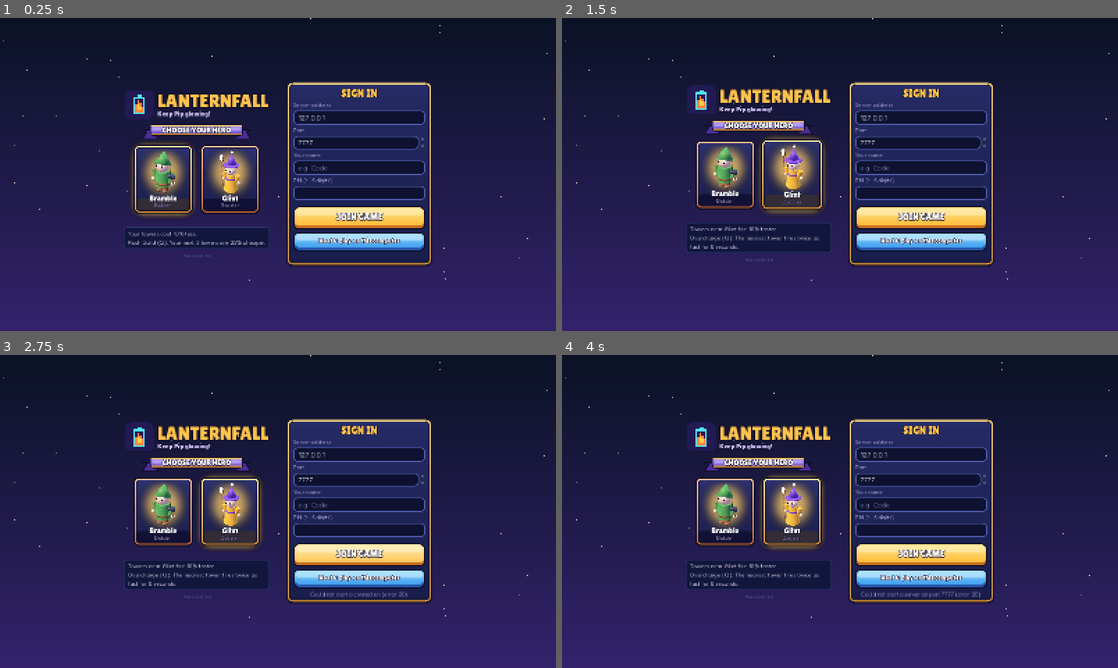
Above: before the commit, frames 1-4 (two rows, left to right).
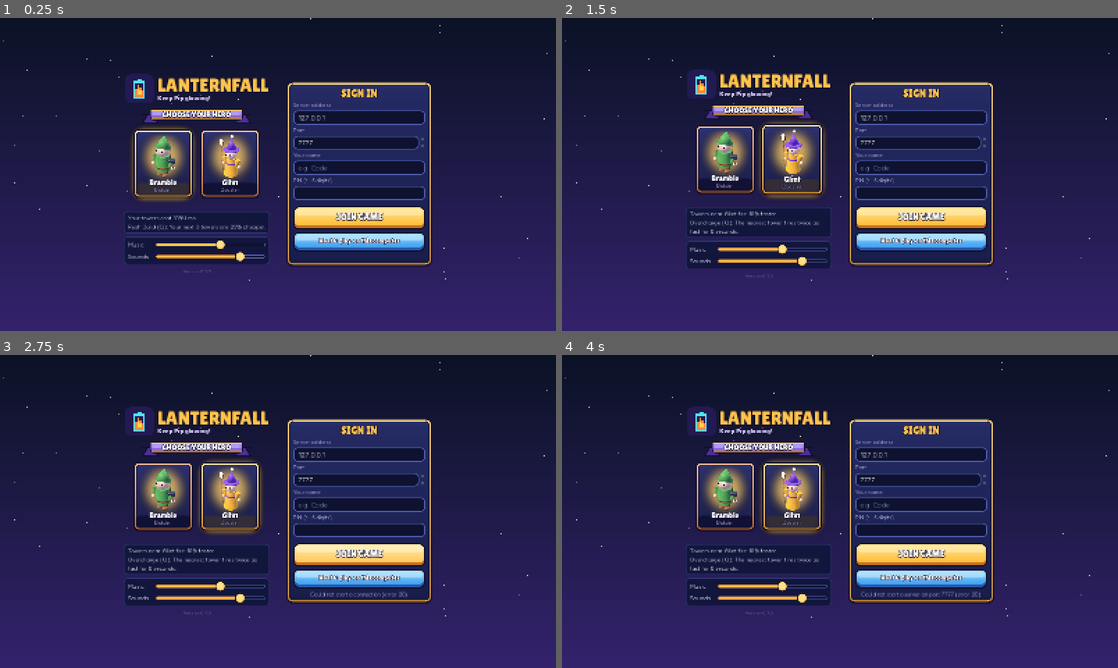
Above: after the commit, the same moments.

Repository: thefamilyhub-online/lanterfall
Game: Godot game, scene res://scenes/main.tscn
The game is run twice, just before and just after one commit, with the same random seed, the same clock (stepped at 60 frames per second) and the same inputs.
Inputs (mouse positions are in pixels of both pictures, inside the frame that each line leads up to):
- Up to frame 1 (0.25 s): no input
- Up to frame 2 (1.5 s): click "Bramble" at 0.5 s; click "Glint" at 1.25 s
- Up to frame 3 (2.75 s): click "JOIN GAME" at 2 s
- Up to frame 4 (4 s): click "Host & play on this computer" at 2.75 s; move the mouse to (962, 495) at 3.52 s; hold D from 3.53 s (still down); tap 1 at 3.6 s; click (962, 495) at 3.67 s

The runs differ from the first frame. In frame 1, 9.3% of the frame differs, in the area x 22-49%, y 17-82%; in frame 2, 9.4%, in the area x 22-49%, y 16-83%; in frame 3, 9.3%; in frame 4, 9.3%.

Commit message:
Music and sound effects
- art/tools/make_audio.py synthesizes 22 sound effects and two looping
  tracks (music-box menu theme, marimba battle theme) from scratch
- Sfx autoload: Music/SFX buses, voice pool with per-sound trims and
  repeat throttling, cross-fading music, ducking for fanfares, saved
  volumes, every button clicks
- Hooks: build/upgrade/sell, tower shots (pebble, jelly + splat, frost),
  Snuffer pops + coins, leaks, wave start/clear, boss, victory/defeat,
  ability, gate, ready, gifts, denied actions
- Volume sliders on the start screen and behind a Sound button in the HUD
- LANTERNFALL_SFX_LOG env var prints sounds as they play (testing)

Co-Authored-By: Claude Opus 5.5 <noreply@anthropic.com>
Claude-Session: https://claude.ai/code/session_01HE5jm9evs6zpasTFVw1aC2

Diff:
--- a/project.godot
+++ b/project.godot
@@ -21,6 +21,7 @@
 
 Accounts="*res://scripts/accounts.gd"
 Net="*res://scripts/net.gd"
+Sfx="*res://scripts/audio.gd"
 
 [display]
 
--- /dev/null
+++ b/scripts/audio.gd
@@ -0,0 +1,179 @@
+extends Node
+## Music and sound effects (autoload `Sfx`). Sounds live in assets/audio/ and
+## are made by art/tools/make_audio.py. Volumes are saved per computer.
+##
+##   Sfx.play("coin")            one-shot sound (throttled, slight pitch wobble)
+##   Sfx.music("music_battle")   cross-fades to a looping track
+##   Sfx.set_volume("Music", 0.6)
+
+const SETTINGS_PATH := "user://settings.cfg"
+const AUDIO := "res://assets/audio/%s.ogg"
+const VOICES := 14
+
+## Per-sound loudness trims (dB) so nothing shouts over the rest.
+const TRIM := {
+	"boss": -5.0, "build": -3.0, "ui_click": -9.0, "ui_hover": -14.0, "gate": -3.0,
+	"shot_pebble": -7.0, "shot_jelly": -7.0, "splat": -6.0, "shot_frost": -9.0,
+	"snuffer_pop": -5.0, "leak": -2.0, "defeat": -2.0,
+}
+## Shortest gap between repeats of the same sound (seconds).
+const GAP := {
+	"shot_pebble": 0.07, "shot_jelly": 0.1, "splat": 0.1, "shot_frost": 0.5,
+	"snuffer_pop": 0.06, "leak": 0.3, "ui_hover": 0.05, "coin": 0.08,
+}
+
+var enabled := true
+var _streams := {}
+var _voices: Array[AudioStreamPlayer] = []
+var _next := 0
+var _last := {}
+var _music_a: AudioStreamPlayer
+var _music_b: AudioStreamPlayer
+var _music_name := ""
+var volumes := {"Music": 0.6, "SFX": 0.8}
+var _log := OS.has_environment("LANTERNFALL_SFX_LOG")  # testing aid
+
+
+func _ready() -> void:
+	enabled = not ("--server" in OS.get_cmdline_user_args()) and DisplayServer.get_name() != "headless"
+	if not enabled:
+		return
+	process_mode = Node.PROCESS_MODE_ALWAYS
+	for bus in ["Music", "SFX"]:
+		if AudioServer.get_bus_index(bus) == -1:
+			AudioServer.add_bus()
+			AudioServer.set_bus_name(AudioServer.bus_count - 1, bus)
+			AudioServer.set_bus_send(AudioServer.bus_count - 1, "Master")
+	for i in VOICES:
+		var p := AudioStreamPlayer.new()
+		p.bus = "SFX"
+		add_child(p)
+		_voices.append(p)
+	_music_a = _music_player()
+	_music_b = _music_player()
+	var cfg := ConfigFile.new()
+	cfg.load(SETTINGS_PATH)
+	for bus in volumes:
+		set_volume(bus, cfg.get_value("audio", bus, volumes[bus]), false)
+	get_tree().node_added.connect(_on_node_added)
+
+
+func _music_player() -> AudioStreamPlayer:
+	var p := AudioStreamPlayer.new()
+	p.bus = "Music"
+	p.volume_db = -80.0
+	add_child(p)
+	return p
+
+
+func _stream(sound: String) -> AudioStream:
+	if not _streams.has(sound):
+		var path := AUDIO % sound
+		_streams[sound] = load(path) if ResourceLoader.exists(path) else null
+	return _streams[sound]
+
+
+func play(sound: String, volume_db := 0.0, pitch_wobble := 0.06) -> void:
+	if not enabled:
+		return
+	var now := Time.get_ticks_msec() / 1000.0
+	if now - float(_last.get(sound, -10.0)) < float(GAP.get(sound, 0.03)):
+		return
+	_last[sound] = now
+	if _log:
+		print("[sfx] ", sound)
+	var s := _stream(sound)
+	if s == null:
+		return
+	var p := _voices[_next]
+	_next = (_next + 1) % _voices.size()
+	p.stream = s
+	p.volume_db = volume_db + float(TRIM.get(sound, 0.0))
+	p.pitch_scale = 1.0 + randf_range(-pitch_wobble, pitch_wobble)
+	p.play()
+
+
+## Plays a sound after a short delay (e.g. a jelly landing).
+func play_later(sound: String, delay: float, volume_db := 0.0) -> void:
+	if enabled:
+		get_tree().create_timer(delay).timeout.connect(play.bind(sound, volume_db))
+
+
+func music(track: String, fade := 1.2) -> void:
+	if not enabled or track == _music_name:
+		return
+	_music_name = track
+	if _log:
+		print("[music] ", track)
+	var s := _stream(track)
+	if s is AudioStreamOggVorbis:
+		(s as AudioStreamOggVorbis).loop = true
+	var incoming := _music_b if _music_a.playing else _music_a
+	var outgoing := _music_a if incoming == _music_b else _music_b
+	incoming.stream = s
+	incoming.volume_db = -40.0
+	incoming.play()
+	var tw := create_tween().set_parallel(true)
+	tw.tween_property(incoming, "volume_db", -6.0, fade)
+	if outgoing.playing:
+		tw.tween_property(outgoing, "volume_db", -60.0, fade)
+		tw.chain().tween_callback(outgoing.stop)
+
+
+## Briefly lowers the music (for big fanfares).
+func duck(seconds := 2.5) -> void:
+	if not enabled:
+		return
+	var idx := AudioServer.get_bus_index("Music")
+	var base := linear_to_db(maxf(float(volumes.Music), 0.0001))
+	var tw := create_tween()
+	tw.tween_method(func(v): AudioServer.set_bus_volume_db(idx, v), base, base - 12.0, 0.2)
+	tw.tween_interval(seconds)
+	tw.tween_method(func(v): AudioServer.set_bus_volume_db(idx, v), base - 12.0, base, 0.8)
+
+
+func set_volume(bus: String, value: float, save := true) -> void:
+	volumes[bus] = clampf(value, 0.0, 1.0)
+	if not enabled:
+		return
+	var idx := AudioServer.get_bus_index(bus)
+	if idx >= 0:
+		AudioServer.set_bus_volume_db(idx, linear_to_db(maxf(volumes[bus], 0.0001)))
+		AudioServer.set_bus_mute(idx, volumes[bus] <= 0.001)
+	if save:
+		var cfg := ConfigFile.new()
+		cfg.load(SETTINGS_PATH)
+		cfg.set_value("audio", bus, volumes[bus])
+		cfg.save(SETTINGS_PATH)
+
+
+## Every button in the game clicks.
+func _on_node_added(n: Node) -> void:
+	if n is BaseButton and not n.has_meta("silent"):
+		(n as BaseButton).pressed.connect(play.bind("ui_click"))
+		(n as BaseButton).mouse_entered.connect(play.bind("ui_hover"))
+
+
+## A Music + Sound slider pair, styled for the Lanternfall theme.
+func make_sliders(parent: Node) -> void:
+	for bus in ["Music", "SFX"]:
+		var row := HBoxContainer.new()
+		row.add_theme_constant_override("separation", 10)
+		parent.add_child(row)
+		var l := Label.new()
+		l.text = "Music" if bus == "Music" else "Sounds"
+		l.custom_minimum_size.x = 70
+		row.add_child(l)
+		var s := HSlider.new()
+		s.name = "Vol_" + bus
+		s.min_value = 0.0
+		s.max_value = 1.0
+		s.step = 0.05
+		s.value = volumes[bus]
+		s.custom_minimum_size = Vector2(200, 28)
+		s.size_flags_horizontal = Control.SIZE_EXPAND_FILL
+		s.size_flags_vertical = Control.SIZE_SHRINK_CENTER
+		s.value_changed.connect(func(v): set_volume(bus, v))
+		if bus == "SFX":
+			s.drag_ended.connect(func(_c): play("coin"))
+		row.add_child(s)
--- a/scripts/board_view.gd
+++ b/scripts/board_view.gd
@@ -427,8 +427,17 @@
 			_snuffers.erase(id)
 	for shot in shots:
 		_play_shot(shot[0], shot[1], shot[2])
+		match int(shot[2]):
+			0: Sfx.play("shot_pebble")
+			1:
+				Sfx.play("shot_jelly")
+				Sfx.play_later("splat", 0.42)
+			2: Sfx.play("shot_frost")
 	for p in pops:
 		_confetti(Vector3(p.x, 0.4, p.y))
+		Sfx.play("snuffer_pop")
+	if pops.size() > 0:
+		Sfx.play("coin", -8.0)
 
 
 # ================================================================ heroes
--- a/scripts/hud.gd
+++ b/scripts/hud.gd
@@ -40,6 +40,7 @@
 var _results_team: GridContainer
 var _results_timer: Label
 var _results_sig := ""
+var _sound_panel: PanelContainer
 
 
 func setup(w: Node) -> void:
@@ -96,14 +97,25 @@
 	col.add_theme_constant_override("separation", 8)
 	col.mouse_filter = Control.MOUSE_FILTER_IGNORE
 	root.add_child(col)
-	var pill := UI.panel(col, "Pill")
-	pill.size_flags_horizontal = Control.SIZE_SHRINK_END
+	var top := HBoxContainer.new()
+	top.size_flags_horizontal = Control.SIZE_SHRINK_END
+	top.add_theme_constant_override("separation", 8)
+	col.add_child(top)
+	var snd := UI.button(top, "Sound", "PurpleButton", func(): _sound_panel.visible = not _sound_panel.visible, Vector2(92, 48))
+	snd.add_theme_font_size_override("font_size", 16)
+	var pill := UI.panel(top, "Pill")
 	var pr := HBoxContainer.new()
 	pr.add_theme_constant_override("separation", 8)
 	pill.add_child(pr)
 	UI.picture(pr, UI.tex("coin"), Vector2(36, 36))
 	_coins_label = UI.label(pr, "", 28, UI.GOLD, true, 6)
 	_coins_label.custom_minimum_size.x = 64
+	_sound_panel = UI.panel(col, "SoftPanel")
+	_sound_panel.custom_minimum_size.x = 320
+	var sv := VBoxContainer.new()
+	_sound_panel.add_child(sv)
+	Sfx.make_sliders(sv)
+	_sound_panel.visible = false
 	var team := UI.panel(col, "SoftPanel")
 	team.custom_minimum_size.x = 320
 	var tv := VBoxContainer.new()
--- a/scripts/main.gd
+++ b/scripts/main.gd
@@ -166,6 +166,12 @@
 	_status.custom_minimum_size = Vector2(380, 0)
 	_status.horizontal_alignment = HORIZONTAL_ALIGNMENT_CENTER
 
+	var sound := UI.panel(left, "SoftPanel")
+	var sv := VBoxContainer.new()
+	sound.add_child(sv)
+	Sfx.make_sliders(sv)
+	Sfx.music("music_menu")
+
 	var ver := UI.label(left, "Version %s" % Net.GAME_VERSION, 14, Color("#6E78A8"))
 	ver.horizontal_alignment = HORIZONTAL_ALIGNMENT_CENTER
 
@@ -254,6 +260,7 @@
 
 
 func _on_connection_lost(message: String) -> void:
+	Sfx.music("music_menu")
 	var w := get_tree().root.get_node_or_null("World")
 	if w:
 		w.queue_free()
--- a/scripts/ui_theme.gd
+++ b/scripts/ui_theme.gd
@@ -127,6 +127,23 @@
 	t.set_color("font_placeholder_color", "LineEdit", Color("#6E78A8"))
 	t.set_color("caret_color", "LineEdit", GOLD)
 	t.set_font_size("font_size", "LineEdit", 20)
+	# ---- sliders (volume)
+	var track := StyleBoxFlat.new()
+	track.bg_color = Color("#0E1230")
+	track.border_color = Color("#4D58A8")
+	track.set_border_width_all(2)
+	track.set_corner_radius_all(8)
+	track.content_margin_top = 5
+	track.content_margin_bottom = 5
+	var fill := track.duplicate() as StyleBoxFlat
+	fill.bg_color = GOLD
+	fill.border_color = Color("#C9711F")
+	t.set_stylebox("slider", "HSlider", track)
+	t.set_stylebox("grabber_area", "HSlider", fill)
+	t.set_stylebox("grabber_area_highlight", "HSlider", fill)
+	var knob := tex("badge")
+	t.set_icon("grabber", "HSlider", knob)
+	t.set_icon("grabber_highlight", "HSlider", knob)
 	_theme = t
 	return t
 
--- a/scripts/world.gd
+++ b/scripts/world.gd
@@ -867,6 +867,7 @@
 		recompute_combos()
 	if visual:
 		view.add_tower(c)
+		Sfx.play("build")
 		view.refresh_links()
 		view.refresh_paths()
 	print("[%s] sees %s's %s at %s" % [Net.my_name, owner_name, type, c])
@@ -880,11 +881,14 @@
 	if visual:
 		view.update_tower(c)
 		hud.refresh()
+		Sfx.play("upgrade")
 	print("[%s] sees tower at %s upgraded to tier %d" % [Net.my_name, c, tier])
 
 
 @rpc("authority", "reliable")
 func tower_removed(c: Vector2i) -> void:
+	if visual:
+		Sfx.play("sell")
 	if not multiplayer.is_server():
 		towers.erase(c)
 		astar.set_point_solid(c, false)
@@ -946,6 +950,11 @@
 @rpc("authority", "reliable")
 func notice(text: String) -> void:
 	_show_message(text)
+	if visual:
+		if "sent" in text:
+			Sfx.play("gift")
+		elif not ("!" in text):
+			Sfx.play("denied")
 
 
 func _show_message(text: String) -> void:
@@ -1043,6 +1052,43 @@
 		if not multiplayer.is_server():
 			hero_moved.rpc_id(1, my_pos)
 	view.update_frame(delta)
+	_sound_watch()
+
+
+## Turns changes in the match into sounds and music (host and clients alike).
+var _snd := {}
+func _sound_watch() -> void:
+	var me: String = Net.my_name
+	var now := {phase = phase, wave = wave, glow = glow, cd = float(hero_cd.get(me, 0.0)),
+		gate = gate_closed_waves, ready = ready_names.has(me)}
+	if _snd.is_empty():
+		_snd = now
+		Sfx.music("music_battle")
+		return
+	if now.phase != _snd.phase:
+		match now.phase:
+			"wave":
+				Sfx.play("wave_start")
+				if wave == D.BOSS_WAVE:
+					Sfx.play_later("boss", 0.6)
+			"build":
+				if _snd.phase == "wave":
+					Sfx.play("wave_clear")
+			"victory":
+				Sfx.duck(3.0)
+				Sfx.play("victory")
+			"defeat":
+				Sfx.duck(3.0)
+				Sfx.play("defeat")
+	if now.glow < _snd.glow - 0.01 and now.phase == "wave":
+		Sfx.play("leak")
+	if now.cd > _snd.cd + 1.0:
+		Sfx.play("ability")
+	if now.gate > _snd.gate:
+		Sfx.play("gate")
+	if now.ready and not _snd.ready:
+		Sfx.play("ready")
+	_snd = now
 
 
 func _unhandled_input(event: InputEvent) -> void:
Not shown, added: assets/audio/ability.ogg.import
Not shown, added: assets/audio/boss.ogg.import
Not shown, added: assets/audio/build.ogg.import
Not shown, added: assets/audio/coin.ogg.import
Not shown, added: assets/audio/defeat.ogg.import
Not shown, added: assets/audio/denied.ogg.import
Not shown, added: assets/audio/gate.ogg.import
Not shown, added: assets/audio/gift.ogg.import
Not shown, added: assets/audio/leak.ogg.import
Not shown, added: assets/audio/music_battle.ogg.import
Not shown, added: assets/audio/music_menu.ogg.import
Not shown, added: assets/audio/ready.ogg.import
(and 38 more such lines)
